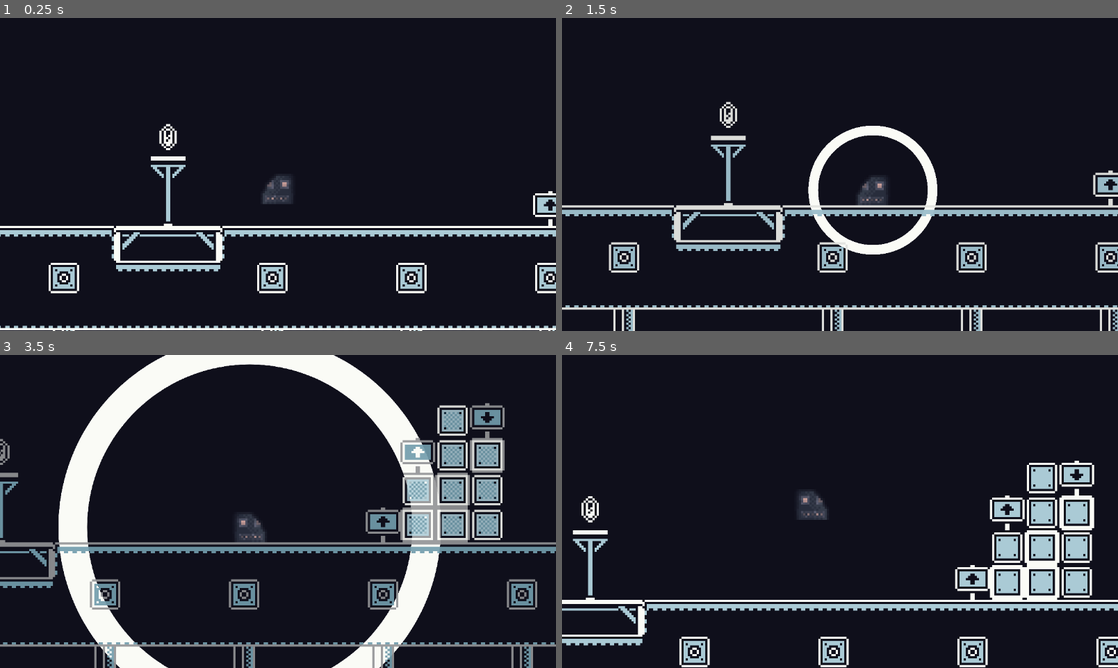
Above: before the commit, frames 1-4 (two rows, left to right).
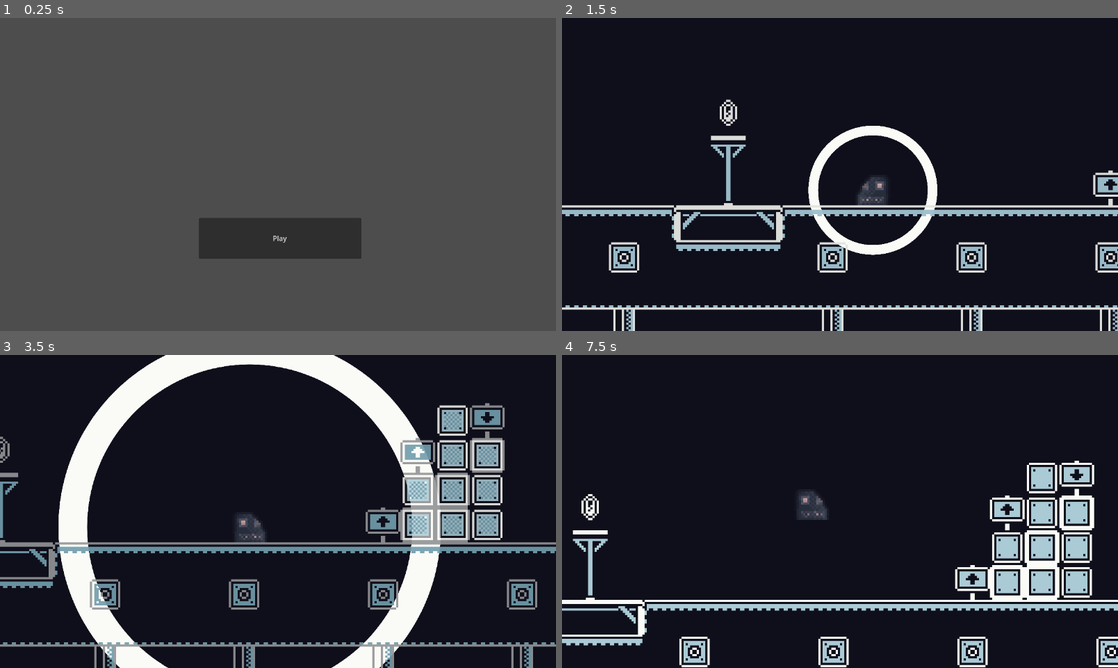
Above: after the commit, the same moments.

Repository: DeltaOmegas/AlphaTest
Game: Godot game, scene res://Objects/UI/main menu.tscn
Same seed, same stepped clock (60 frames per second), same inputs: the game is played once before the commit and once after it. Before the commit the project starts from res://Levels/Tutorial_level/tutorial_level.tscn.
Inputs (mouse positions are in pixels of both pictures, inside the frame that each line leads up to):
- Up to frame 1 (0.25 s): no input
- Up to frame 2 (1.5 s): click (840, 237) at 0.5 s, where only the run after the commit has a clickable "Play"; hold D (right) from 1.28 s (still down); tap Shift (highlight) at 1.35 s
- Up to frame 3 (3.5 s): tap Space (jump) at 1.52, 2.27 s; tap Ctrl (switch_color) at 2.1 s; release D (right) at 2.78 s; hold A (left) from 2.78 s (still down); tap Shift (highlight) at 2.85 s
- Up to frame 4 (7.5 s): release A (left) at 3.53 s; hold D (right) 3.53-5.03 s; tap Ctrl (switch_color) at 3.6, 5.1, 6.6 s; tap Space (jump) at 3.77, 4.52, 5.27, 6.77 s; tap Shift (highlight) at 4.35, 5.85, 7.35 s; hold A (left) 5.03-5.78 s; hold D (right) 5.78-6.53 s; hold A (left) from 6.53 s (still down)

The runs differ from the first frame. In frame 1, 99% of the frame differs, in the area x 0-100%, y 0-100%; in frame 2, 0.2%; in frame 3, less than 0.1%; in frame 4, 0.1%.

Commit message:
Added main menu template

Diff:
--- a/Levels/Tutorial_level/tutorial_level.tscn
+++ b/Levels/Tutorial_level/tutorial_level.tscn
@@ -4,7 +4,7 @@
 [ext_resource type="Script" path="res://Scripts/White_BG.gd" id="2_h6gvm"]
 [ext_resource type="Texture2D" uid="uid://c0a6flng7t54o" path="res://Assets/Ellipse 1.svg" id="2_najiq"]
 [ext_resource type="Texture2D" uid="uid://c2qt44jrcuom8" path="res://Assets/Ellipse 2.svg" id="3_qggny"]
-[ext_resource type="PackedScene" uid="uid://c052ldsxyylee" path="res://Objects/Enitities/player.tscn" id="3_t0f2e"]
+[ext_resource type="PackedScene" uid="uid://c052ldsxyylee" path="res://Objects/Enitities/Player.tscn" id="3_t0f2e"]
 [ext_resource type="Script" path="res://Scripts/Black_BG.gd" id="4_cxaqx"]
 [ext_resource type="Script" path="res://Scripts/Death_Zone.gd" id="6_gb857"]
 [ext_resource type="PackedScene" uid="uid://dsxrgee3tpdsc" path="res://Levels/Tutorial_level/Enviroment/black_ground.tscn" id="6_mpvh4"]
--- /dev/null
+++ b/Objects/UI/main menu.tscn
@@ -0,0 +1,24 @@
+[gd_scene load_steps=2 format=3 uid="uid://cjh2svxteedf"]
+
+[ext_resource type="Script" path="res://Scripts/main menu.gd" id="1_7o8gt"]
+
+[node name="MainMenu" type="Control"]
+layout_mode = 3
+anchors_preset = 15
+anchor_right = 1.0
+anchor_bottom = 1.0
+offset_top = 2.0
+grow_horizontal = 2
+grow_vertical = 2
+script = ExtResource("1_7o8gt")
+
+[node name="Button" type="Button" parent="."]
+layout_mode = 0
+offset_left = 458.0
+offset_top = 458.0
+offset_right = 832.0
+offset_bottom = 552.0
+text = "Play
+"
+
+[connection signal="pressed" from="Button" to="." method="_on_button_pressed"]
--- /dev/null
+++ b/Scripts/main menu.gd
@@ -0,0 +1,7 @@
+extends Control
+
+
+
+
+func _on_button_pressed():
+	get_tree().change_scene_to_file("res://Levels/Tutorial_level/tutorial_level.tscn")
--- a/project.godot
+++ b/project.godot
@@ -11,7 +11,7 @@
 [application]
 
 config/name="AlphaTest"
-run/main_scene="res://Levels/Tutorial_level/tutorial_level.tscn"
+run/main_scene="res://Objects/UI/main menu.tscn"
 config/features=PackedStringArray("4.2", "Forward Plus")
 config/icon="res://icon.svg"
 
